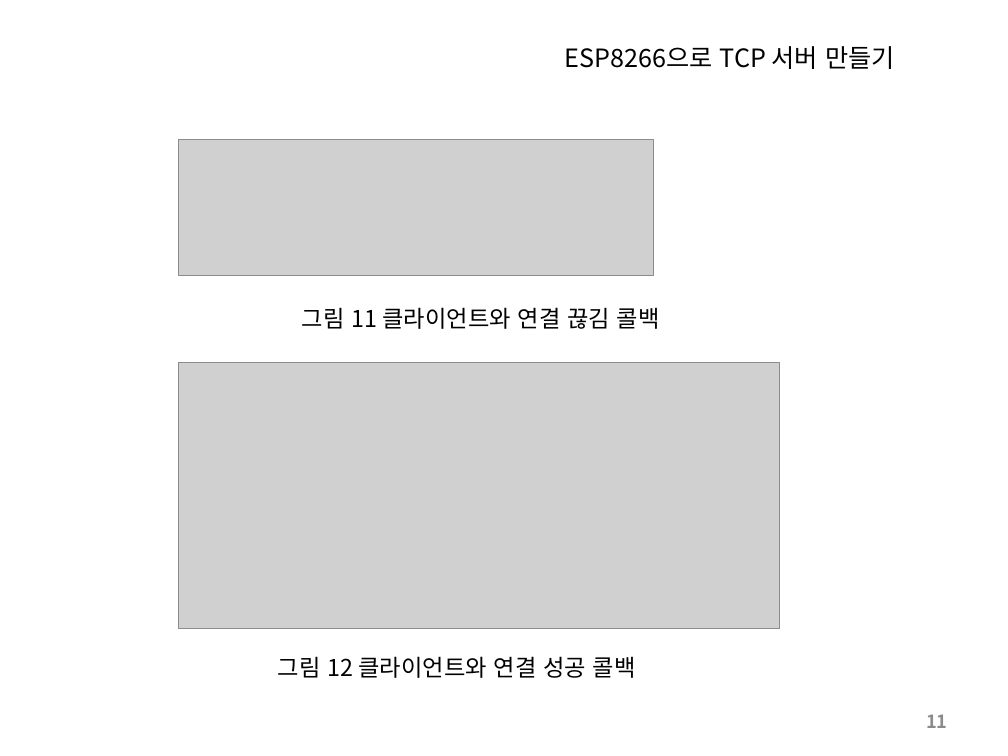
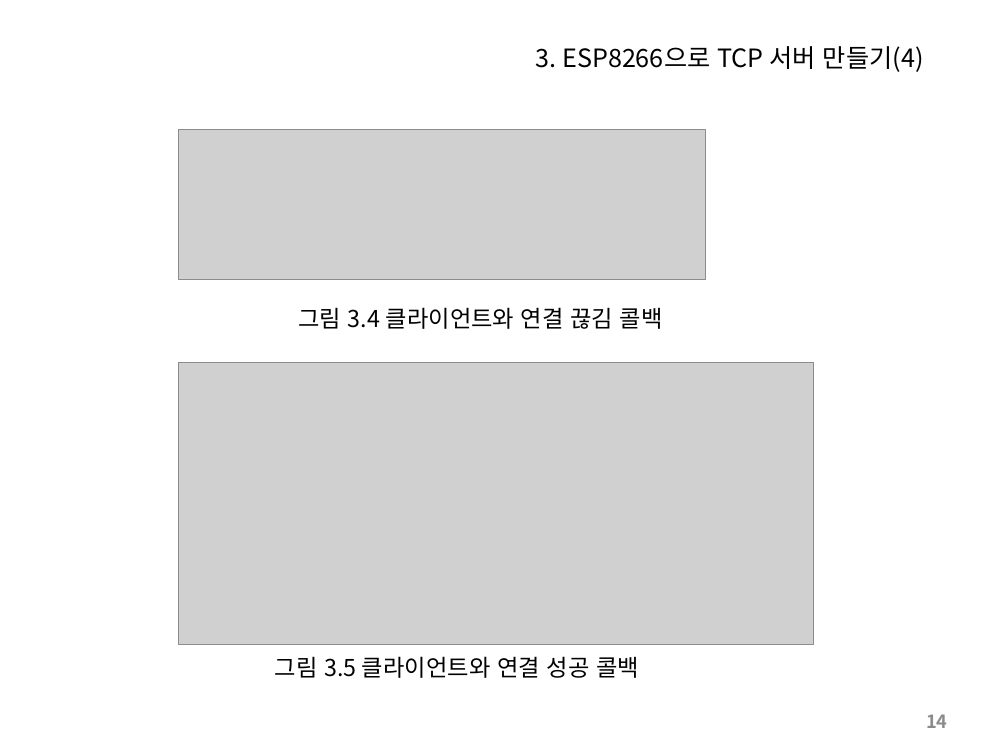
Before and after one commit to SleeperKKY/ESP8266, a slide deck: slide 14 of ESP8266 Direct Coding.pptx (slide 11 before the commit). Drawn at 1008x756 pixels with LibreOffice and Linux fonts; fonts in the diff are those of the drawing; grey boxes stand for pictures. Boxes give left, top, right and bottom in pixels: in the first picture for what was removed or moved away, otherwise in the second. Text is boxed around its words. In the diff, an @@ line names an element or a change of style, - is before the commit and + after.

```diff
--- a/ESP8266 Direct Coding.pptx
+++ b/ESP8266 Direct Coding.pptx
@@ title at box(536, 46, 924, 72): text changed @@
-ESP8266으로 TCP 서버 만들기
+3. ESP8266으로 TCP 서버 만들기(4)
@@ picture: place and size @@
-picture at box(178, 140, 653, 275)
+picture at box(178, 129, 706, 279)
@@ text at box(298, 307, 663, 329): text changed @@
-그림 11 클라이언트와 연결 끊김 콜백
+그림 3.4 클라이언트와 연결 끊김 콜백
@@ picture: place and size @@
-picture at box(178, 362, 779, 629)
+picture at box(178, 362, 813, 644)
@@ text at box(275, 656, 639, 678): text changed @@
-그림 12 클라이언트와 연결 성공 콜백
+그림 3.5 클라이언트와 연결 성공 콜백
@@ page number at box(926, 714, 947, 728): text changed @@
-11
+14
```
Also in this commit, not shown: 16 other slides changed, 4 slides added, 1 other file.
